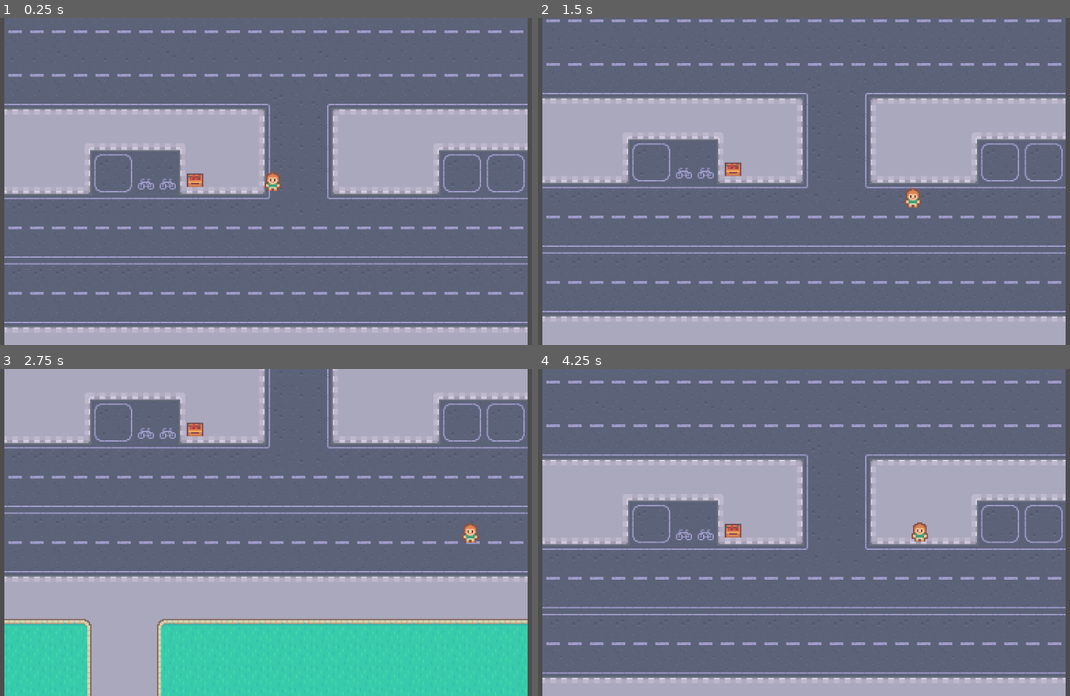
Above: before the commit, frames 1-4 (two rows, left to right).
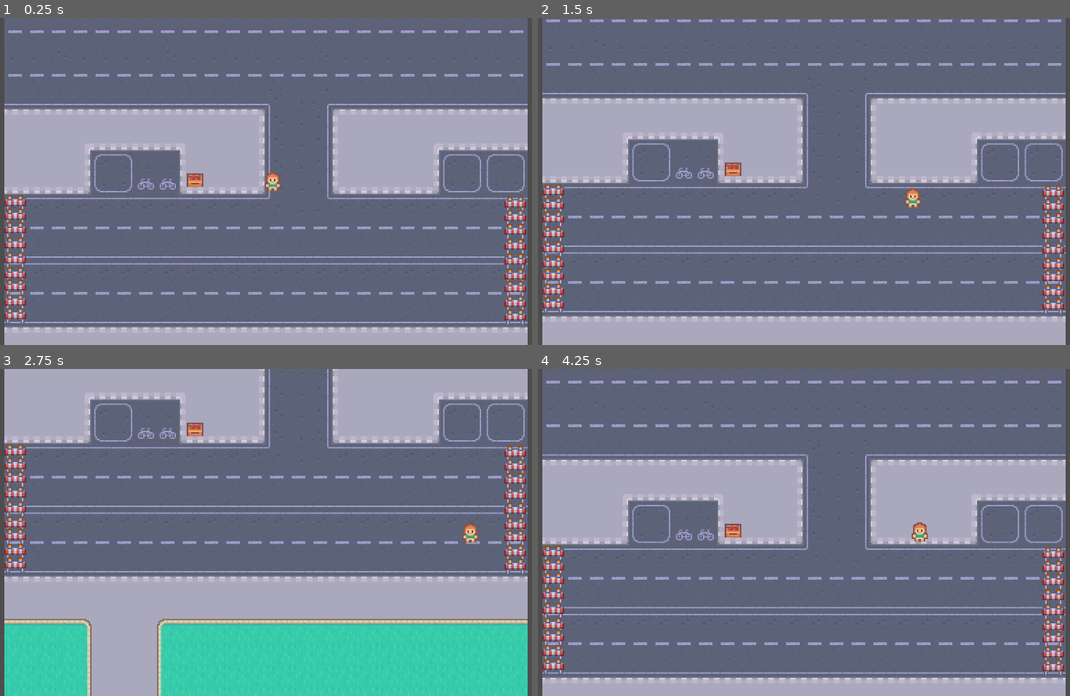
Above: after the commit, the same moments.

Repository: DigitalBubblegum/Frogger
Game: Godot game, scene res://scenes/game.tscn
Two runs of this game, one before a commit and one after it. Both use one fixed random seed, a clock stepped at 60 frames per second and the inputs below.
Inputs:
- Up to frame 1 (0.25 s): no input
- Up to frame 2 (1.5 s): tap Enter at 0.5 s; hold Right (right) 0.53-1.28 s; tap Space (confirm) at 0.6, 1.35 s; hold Down (down) from 1.28 s (still down)
- Up to frame 3 (2.75 s): release Down (down) at 2.03 s; hold Right (right) from 2.03 s (still down); tap Space (confirm) at 2.1 s
- Up to frame 4 (4.25 s): release Right (right) at 2.78 s; hold Up (up) 2.78-3.53 s; tap Space (confirm) at 2.85, 3.6 s; hold Left (left) from 3.53 s (still down)

The runs differ from the first frame. In frame 1, 1.9% of the frame differs, in the area x 0-99%, y 54-94%; in frame 2, 1.9%; in frame 3, 1.9%; in frame 4, 1.9%.

Commit message:
added a staticbody blockade in the game

Diff:
--- /dev/null
+++ b/scenes/barricade.tscn
@@ -0,0 +1,15 @@
+[gd_scene load_steps=3 format=3 uid="uid://duewh6kekgg4q"]
+
+[ext_resource type="Texture2D" uid="uid://c5iy3tuxd0vaw" path="res://graphics/objects/barrier.png" id="1_k4dkl"]
+
+[sub_resource type="RectangleShape2D" id="RectangleShape2D_wwsqi"]
+size = Vector2(16, 8)
+
+[node name="Barricade" type="StaticBody2D"]
+
+[node name="Sprite2D" type="Sprite2D" parent="."]
+texture = ExtResource("1_k4dkl")
+
+[node name="CollisionShape2D" type="CollisionShape2D" parent="."]
+position = Vector2(0, 2)
+shape = SubResource("RectangleShape2D_wwsqi")
--- a/scenes/game.tscn
+++ b/scenes/game.tscn
@@ -1,9 +1,10 @@
-[gd_scene load_steps=5 format=3 uid="uid://dfq2iqhuccltx"]
+[gd_scene load_steps=6 format=3 uid="uid://dfq2iqhuccltx"]
 
 [ext_resource type="Texture2D" uid="uid://doghmovcgeltw" path="res://graphics/map.png" id="1_uwrxv"]
 [ext_resource type="PackedScene" uid="uid://dghd7rii024ea" path="res://scenes/player.tscn" id="2_yqjtg"]
 [ext_resource type="PackedScene" uid="uid://birpgxq4j4lbn" path="res://scenes/house.tscn" id="3_lnu2h"]
 [ext_resource type="PackedScene" uid="uid://ba5keywqggssa" path="res://scenes/box_1.tscn" id="4_lbhrr"]
+[ext_resource type="PackedScene" uid="uid://duewh6kekgg4q" path="res://scenes/barricade.tscn" id="5_iywne"]
 
 [node name="Game" type="Node2D"]
 metadata/_edit_horizontal_guides_ = [647.0]
@@ -20,3 +21,57 @@
 
 [node name="Box1" parent="." instance=ExtResource("4_lbhrr")]
 position = Vector2(143, 395)
+
+[node name="Barricade" parent="." instance=ExtResource("5_iywne")]
+position = Vector2(11, 412)
+
+[node name="Barricade2" parent="." instance=ExtResource("5_iywne")]
+position = Vector2(11, 422)
+
+[node name="Barricade3" parent="." instance=ExtResource("5_iywne")]
+position = Vector2(11, 432)
+
+[node name="Barricade4" parent="." instance=ExtResource("5_iywne")]
+position = Vector2(11, 443)
+
+[node name="Barricade5" parent="." instance=ExtResource("5_iywne")]
+position = Vector2(11, 454)
+
+[node name="Barricade6" parent="." instance=ExtResource("5_iywne")]
+position = Vector2(11, 465)
+
+[node name="Barricade7" parent="." instance=ExtResource("5_iywne")]
+position = Vector2(11, 474)
+
+[node name="Barricade8" parent="." instance=ExtResource("5_iywne")]
+position = Vector2(11, 485)
+
+[node name="Barricade9" parent="." instance=ExtResource("5_iywne")]
+position = Vector2(11, 495)
+
+[node name="Barricade10" parent="." instance=ExtResource("5_iywne")]
+position = Vector2(378, 413)
+
+[node name="Barricade11" parent="." instance=ExtResource("5_iywne")]
+position = Vector2(378, 423)
+
+[node name="Barricade12" parent="." instance=ExtResource("5_iywne")]
+position = Vector2(378, 433)
+
+[node name="Barricade13" parent="." instance=ExtResource("5_iywne")]
+position = Vector2(378, 444)
+
+[node name="Barricade14" parent="." instance=ExtResource("5_iywne")]
+position = Vector2(378, 455)
+
+[node name="Barricade15" parent="." instance=ExtResource("5_iywne")]
+position = Vector2(378, 466)
+
+[node name="Barricade16" parent="." instance=ExtResource("5_iywne")]
+position = Vector2(378, 475)
+
+[node name="Barricade17" parent="." instance=ExtResource("5_iywne")]
+position = Vector2(378, 486)
+
+[node name="Barricade18" parent="." instance=ExtResource("5_iywne")]
+position = Vector2(378, 496)
--- a/scenes/house.tscn
+++ b/scenes/house.tscn
@@ -1,8 +1,15 @@
-[gd_scene load_steps=2 format=3 uid="uid://birpgxq4j4lbn"]
+[gd_scene load_steps=3 format=3 uid="uid://birpgxq4j4lbn"]
 
 [ext_resource type="Texture2D" uid="uid://d1h0ksxlju0ou" path="res://graphics/objects/house1.png" id="1_d7po0"]
 
-[node name="House" type="Node2D"]
+[sub_resource type="RectangleShape2D" id="RectangleShape2D_d7po0"]
+size = Vector2(94, 70)
+
+[node name="House" type="StaticBody2D"]
 
 [node name="Sprite2D" type="Sprite2D" parent="."]
 texture = ExtResource("1_d7po0")
+
+[node name="CollisionShape2D" type="CollisionShape2D" parent="."]
+position = Vector2(0, 1)
+shape = SubResource("RectangleShape2D_d7po0")
Not shown, added: readme.md
